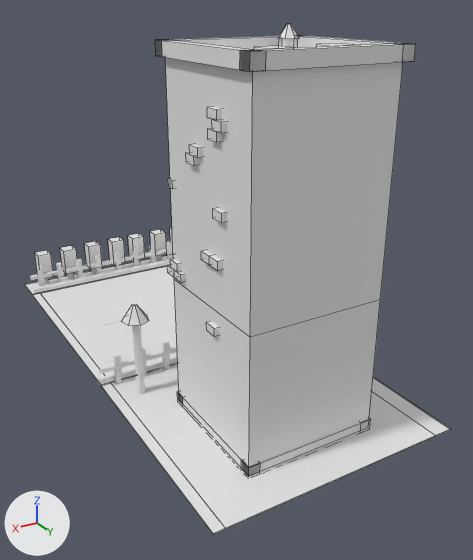
The Blender file LowPolyCity.Blender/scene.blend, before and after one commit.
One viewpoint serves both versions: a 50 mm lens placed at (54.0, 104.6, 66.1), pointed at (-5.1, 6.1, 16.9). Every picture has the same lights, and +X, +Y and +Z are marked at lower left. Mesh edges are drawn as thin lines on the coarser meshes.
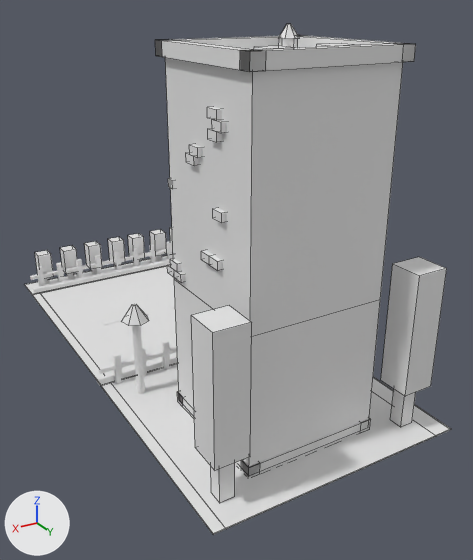
Pixel boxes (x1, y1, x2, y2) of what changed, in the pictures (473 x 560 px):
'Cube.077', added: after (191, 306, 252, 470)
'Cube.079', added: after (381, 257, 447, 396)
'Cube.076', added: after (211, 463, 235, 503)
'Cube.078', added: after (390, 389, 416, 427)

What the commit changed:
Object 'Cube.079' (ob_cube_079) is new; it shows a copy of the mesh of ob_roadbordernear_003.
Its location is (-17.6, 39.3, 18.2).
Its scale is (2.83, 2.83, 10.4).
Object 'Cube.078' (ob_cube_078) is new; it shows a copy of the mesh of ob_roadbordernear_003.
Its location is (-17.6, 39.3, 4.9).
Its scale is (1.26, 1.26, 4.64).
Object 'Cube.077' (ob_cube_077) is new; it shows a copy of the mesh of ob_roadbordernear_003.
Its location is (17.1, 39.3, 18.2).
Its scale is (2.83, 2.83, 10.4).
Object 'Cube.076' (ob_cube_076) is new; it shows a copy of the mesh of ob_roadbordernear_003.
Its location is (17.1, 39.3, 4.9).
Its scale is (1.26, 1.26, 4.64).
